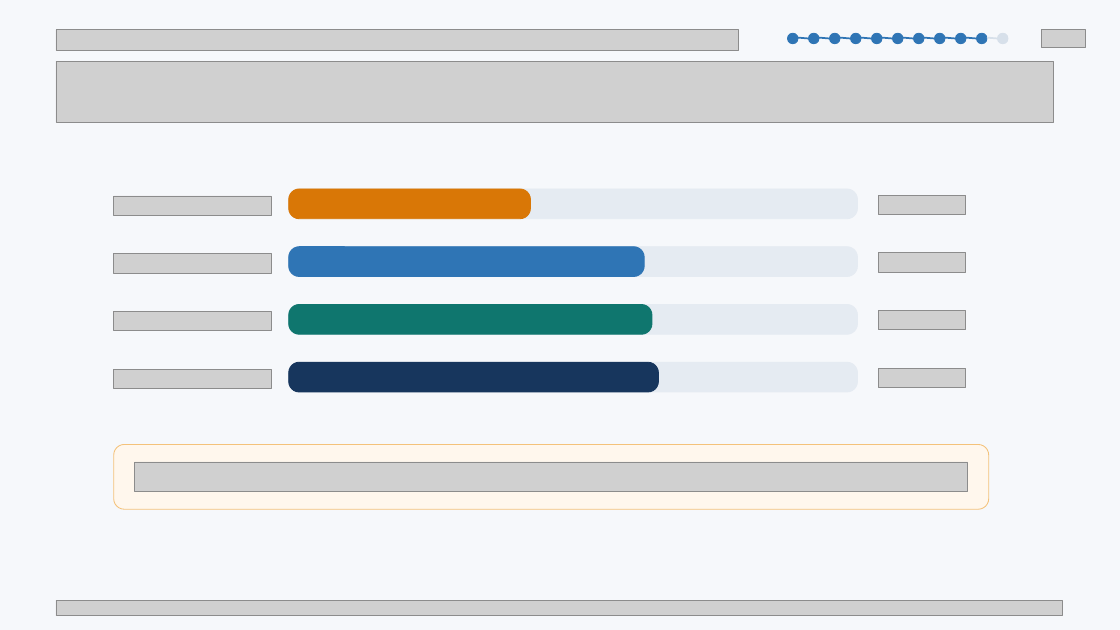
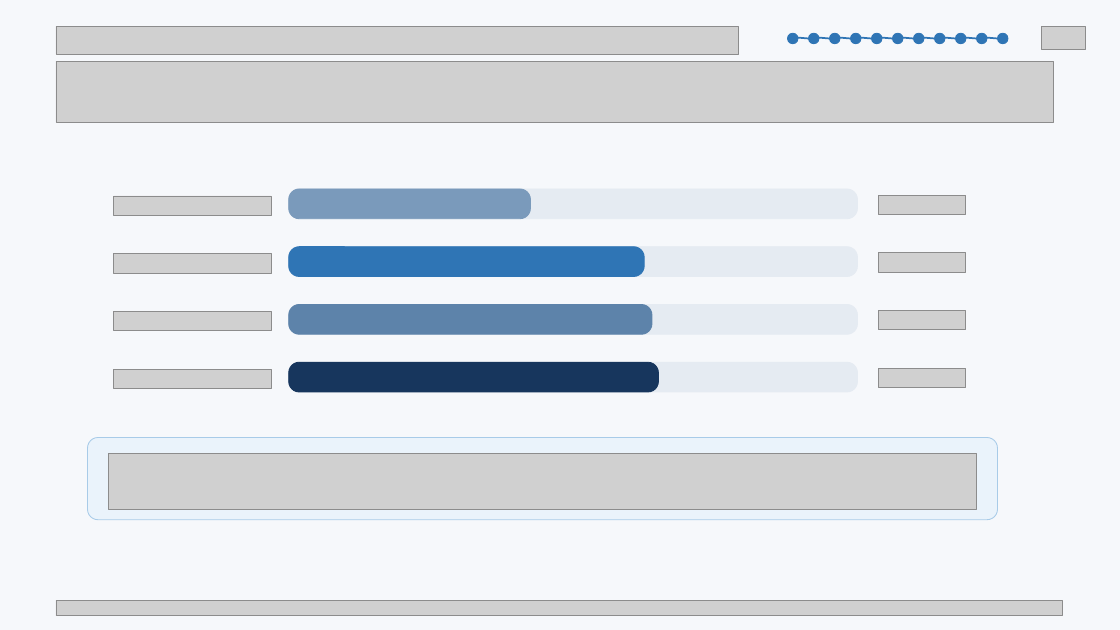
Before and after one commit to why-username/bigdata-agent, a slide deck: slide 15 of output/vehicle-defect-agent.pptx. Drawn at 1120x630 pixels with LibreOffice and Linux fonts; fonts in the diff are those of the drawing; grey boxes stand for pictures. Boxes give left, top, right and bottom in pixels: in the first picture for what was removed or moved away, otherwise in the second. Text is boxed around its words. In the diff, an @@ line names an element or a change of style, - is before the commit and + after.

```diff
--- a/output/vehicle-defect-agent.pptx
+++ b/output/vehicle-defect-agent.pptx
@@ picture: place and size @@
-picture at [56,29,739,50]
+picture at [56,26,739,54]
@@ line (987, 38) - (998, 39): stroke #D7E0EA 1.5 pt to #2F75B5 1.5 pt @@
@@ ellipse at [998,34,1008,44]: fill #D7E0EA to #2F75B5; outline #D7E0EA 0.75 pt to #2F75B5 0.75 pt @@
@@ rounded rectangle at [289,189,531,218]: fill #D97706 to #7A9ABB; outline #D97706 0.75 pt to #7A9ABB 0.75 pt @@
@@ rounded rectangle at [289,304,652,334]: fill #0F766E to #5D83AA; outline #0F766E 0.75 pt to #5D83AA 0.75 pt @@
@@ rounded rectangle: place and size @@
-rounded rectangle at [113,444,989,509]
+rounded rectangle at [87,438,997,520]
@@ rounded rectangle at [87,438,997,520]: fill #FFF7ED to #EAF3FB; outline #F4C27A 0.75 pt to #A8CBE8 0.75 pt; proportions changed @@
@@ picture: place and size @@
-picture at [134,462,968,492]
+picture at [108,454,976,510]
```
Also in this commit, not shown: 6 other slides changed, 5 slides added, 4 slides removed, 1 other file.
